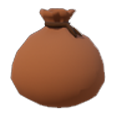
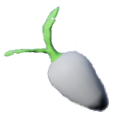
Before/after of a 115 × 115 layered artwork. What changed in the layer stack:
added layer "레이어 1 복사 3" above "레이어 22" over [3,6,109,113]
hid "레이어 22" over [10,8,106,109]
